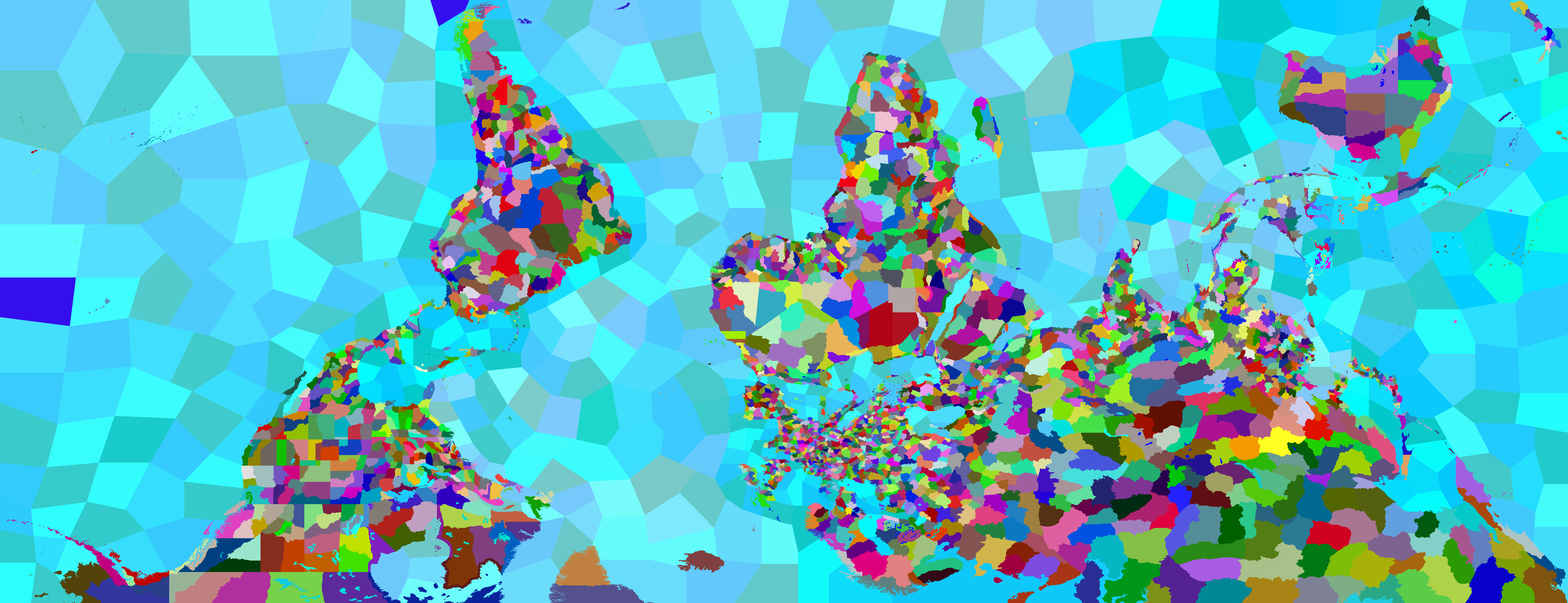
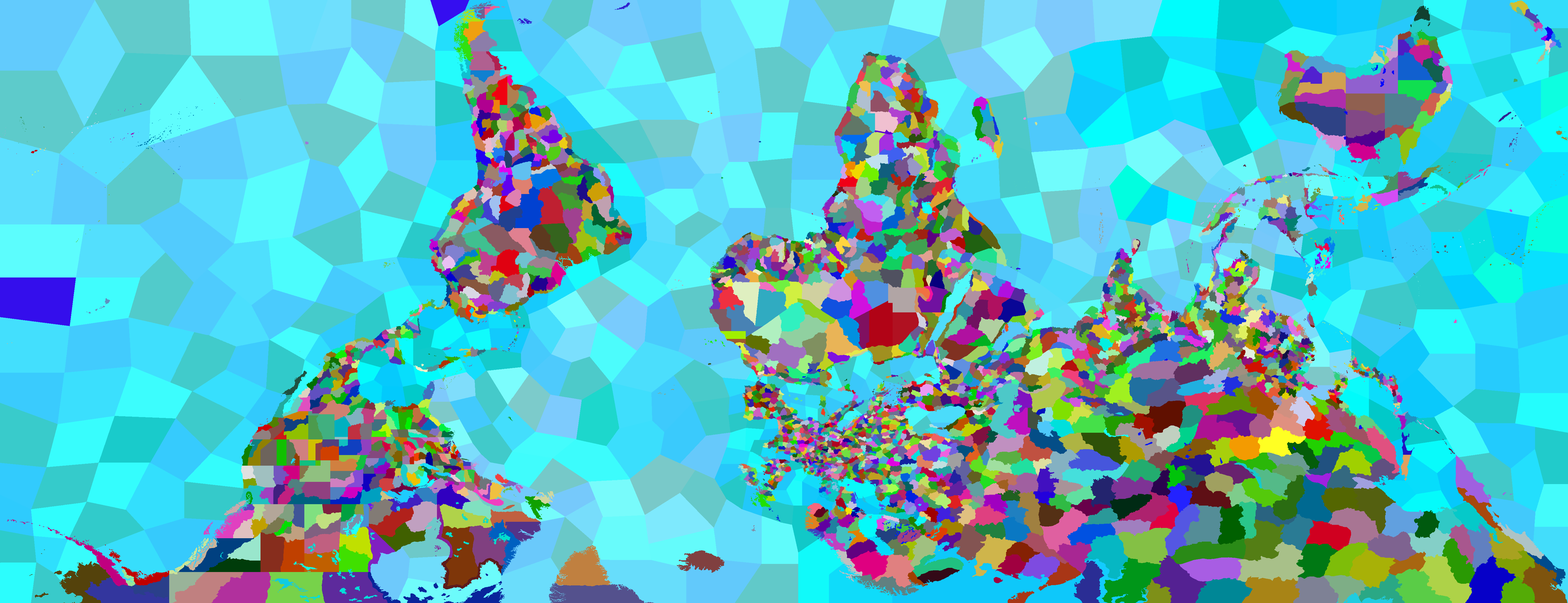
Layers edited between the first and the second 1568 x 603 image:
painted on "Слой 2" over [845, 452, 999, 477]
